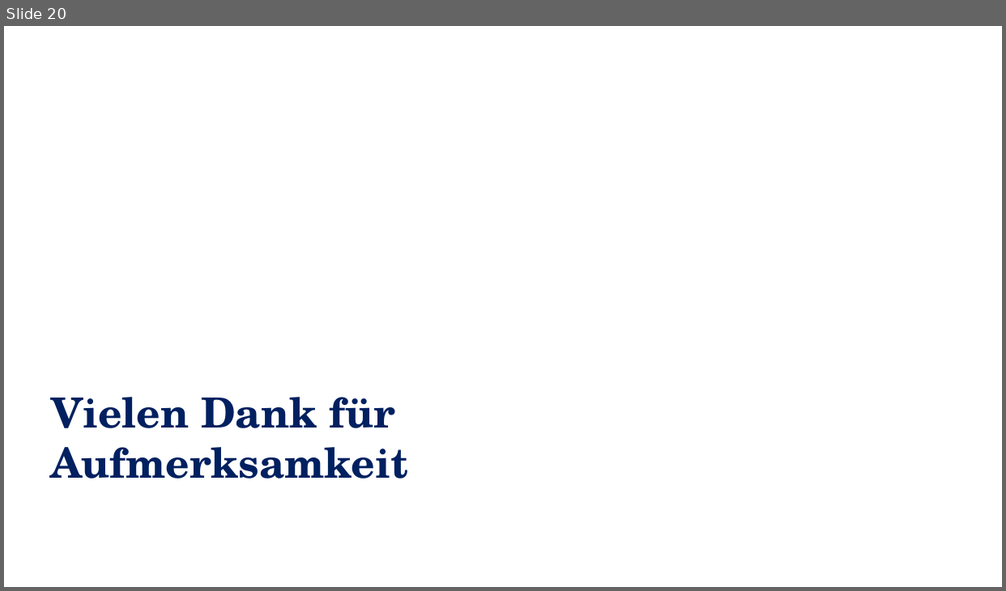
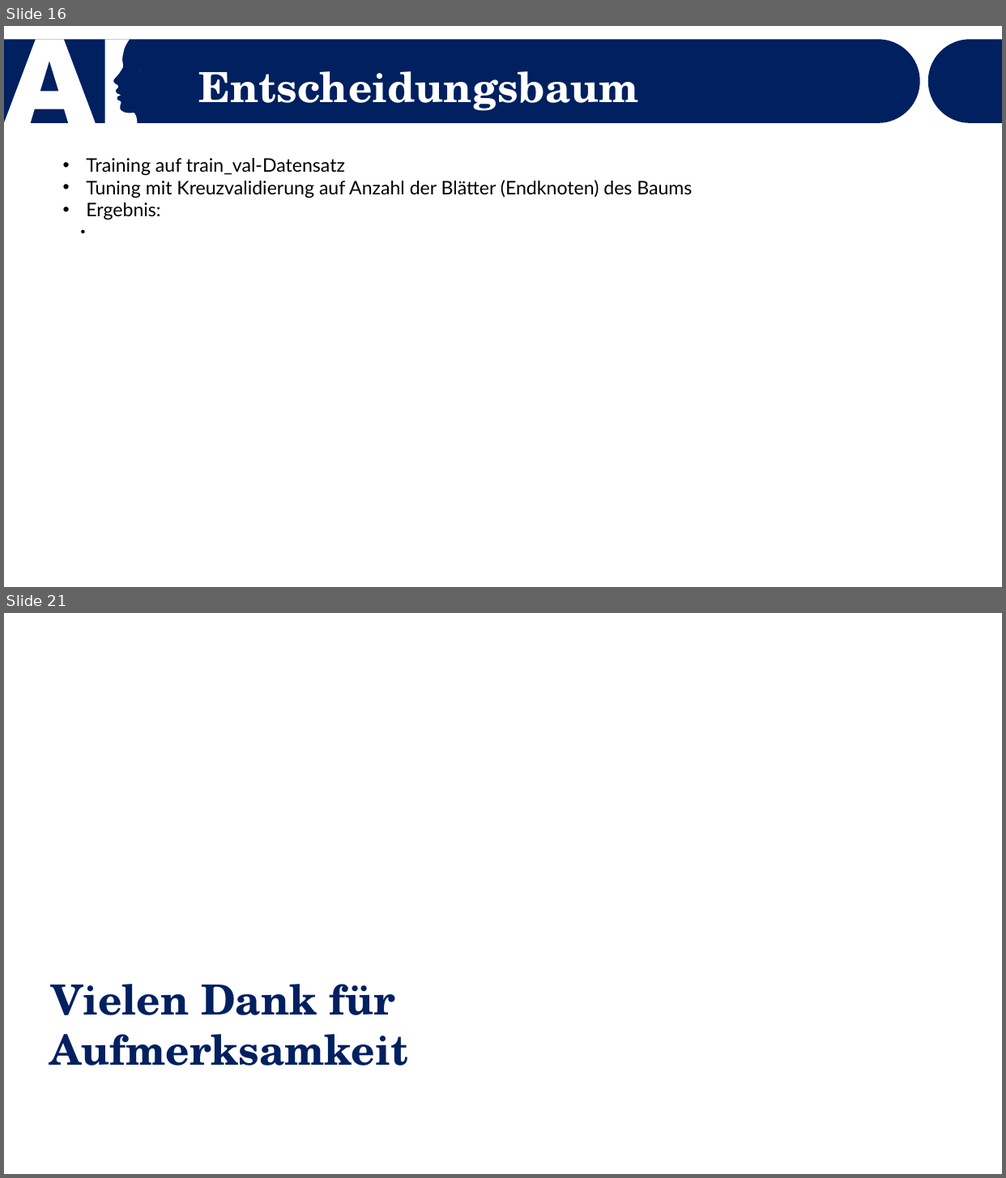
Before and after one commit to Dewin154/Projekt_Machine_Learning, a slide deck: Präsentation_Vorlage.pptx. Shown one above the other, each under a label of ours: slide 20 before the commit, slides 16 and 21 after it; the slides between them are not shown. The pictures are 1006x591 and 1006x1178 pixels, drawn with LibreOffice and Linux fonts; fonts in the diff are those of the drawing; background and template pictures are left out. Boxes give left, top, right and bottom in pixels: in the first picture for what was removed or moved away, otherwise in the second. Text is boxed around its words. In the diff, an @@ line names an element or a change of style, - is before the commit and + after.

```diff
--- a/Präsentation_Vorlage.pptx
+++ b/Präsentation_Vorlage.pptx
@@ slide 16 added at [4, 26, 1002, 587], background #FFFFFF @@
@@ freeform shape added at [4, 40, 920, 123], fill #002060 @@
@@ freeform shape added at [4, 40, 140, 123], fill #FFFFFF @@
@@ freeform shape added at [928, 40, 1002, 123], fill #002060 @@
@@ text added at [199, 71, 639, 111], 40 pt, text #FFFFFF, bold @@
+Entscheidungsbaum
@@ text added at [86, 158, 692, 220], 18 pt, text #000000 @@
+• Training auf train_val-Datensatz
+• Tuning mit Kreuzvalidierung auf Anzahl der Blätter (Endknoten) des Baums
+• Ergebnis:
@@ what was slide 20 is now slide 21 @@
```
Also in this commit, not shown: 17 slides changed, 1 other slide added, 1 slide removed, 2 other files.
